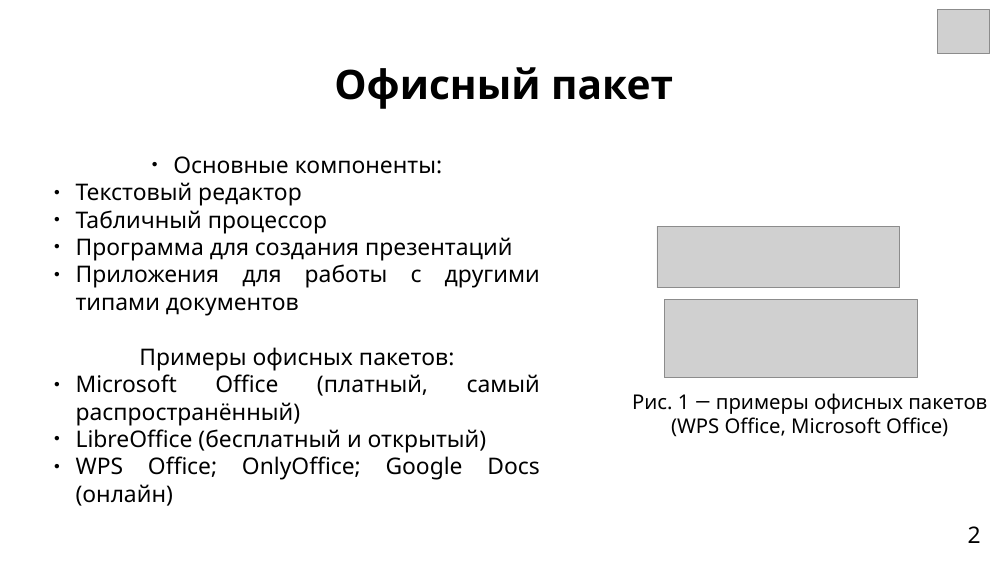
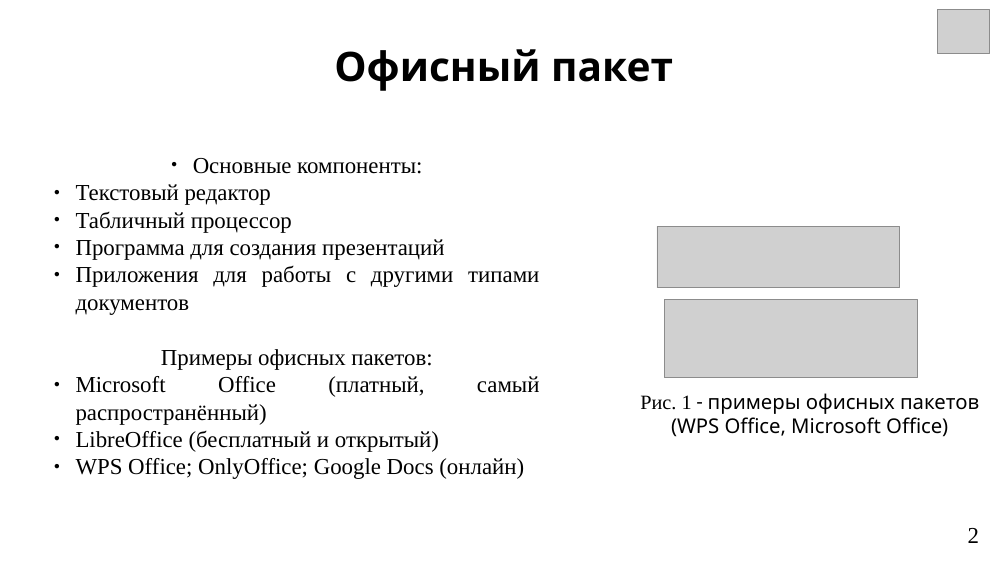
Before and after one commit to OksiGoroshek/digital-fundamentals, a slide deck: slide 2 of Documents/LibreOffice_review.odp. Drawn at 1008x567 pixels with LibreOffice and Linux fonts; fonts in the diff are those of the drawing; grey boxes stand for pictures; background and template pictures are left out. Boxes give left, top, right and bottom in pixels: in the first picture for what was removed or moved away, otherwise in the second. Text is boxed around its words. In the diff, an @@ line names an element or a change of style, - is before the commit and + after.

```diff
--- a/Documents/LibreOffice_review.odp
+++ b/Documents/LibreOffice_review.odp
@@ text "Офисный пакет": place and size @@
-text "Офисный пакет" at bbox=[334, 67, 673, 109]
+text "Офисный пакет" at bbox=[334, 49, 673, 91]
@@ text "Основные компоненты:" at bbox=[76, 158, 540, 479]: font Noto Sans to Times New Roman @@
@@ text at bbox=[640, 393, 979, 437]: text changed @@
-Рис. 1 ― примеры офисных пакетов (WPS Office, Microsoft Office)
+Рис. 1 - примеры офисных пакетов (WPS Office, Microsoft Office)
@@ page number at bbox=[968, 528, 979, 543]: font Noto Sans to Times New Roman @@
```
Also in this commit, not shown: 11 other slides changed, 1 other file.
